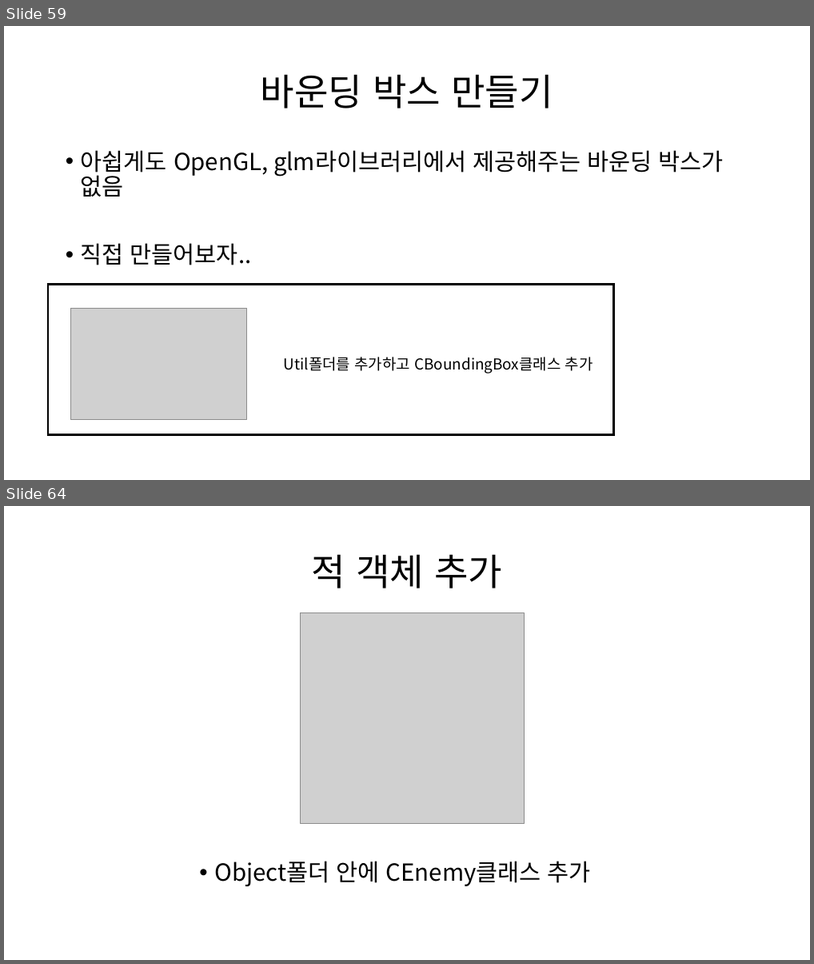
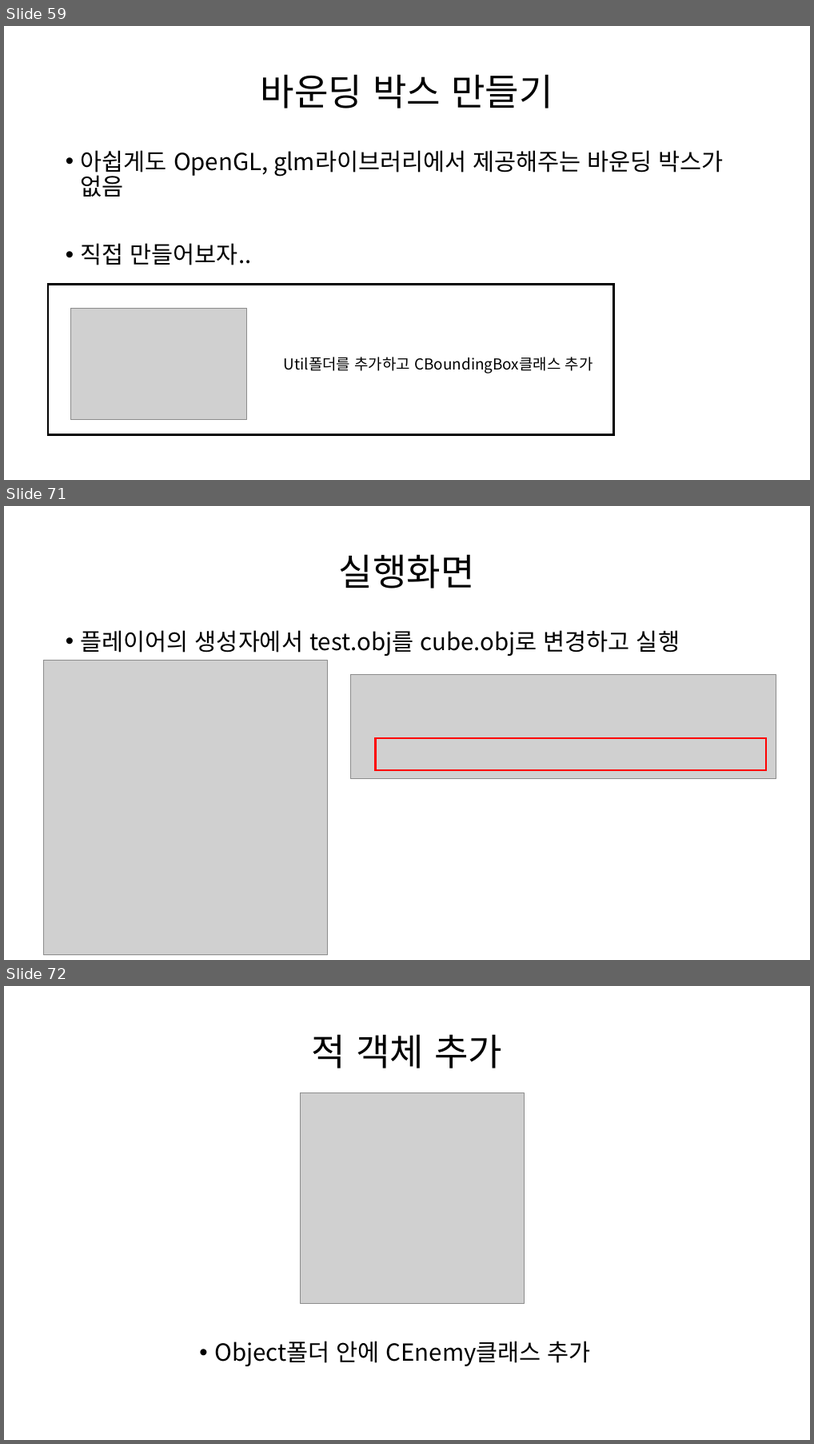
Before and after one commit to Kimseongtae9911/WarpOpenGL, a slide deck: 프레임워크.pptx. Shown one above the other, each under a label of ours: slides 59 and 64 before the commit, slides 59, 71 and 72 after it; the slides between them are not shown. The pictures are 814x964 and 814x1444 pixels, drawn with LibreOffice and Linux fonts; fonts in the diff are those of the drawing; grey boxes stand for pictures. Boxes give left, top, right and bottom in pixels: in the first picture for what was removed or moved away, otherwise in the second. Text is boxed around its words. In the diff, an @@ line names an element or a change of style, - is before the commit and + after.

```diff
--- a/프레임워크.pptx
+++ b/프레임워크.pptx
@@ slide 71 added at (x1=4, y1=506, x2=810, y2=960), background #FFFFFF @@
@@ title added at (x1=339, y1=554, x2=475, y2=588), 44 pt, text #000000 @@
+실행화면
@@ text added at (x1=81, y1=630, x2=680, y2=656), 28 pt, text #000000 @@
+• 플레이어의 생성자에서 test.obj를 cube.obj로 변경하고 실행
@@ picture added at (x1=43, y1=660, x2=328, y2=954) @@
@@ picture added at (x1=350, y1=675, x2=777, y2=778) @@
@@ rectangle added at (x1=375, y1=738, x2=767, y2=770), outline #FF0000 2.25 pt @@
@@ what was slide 64 is now slide 72 @@
```
Also in this commit, not shown: 6 slides changed, 11 other slides added, 6 slides removed, 7 other files.
